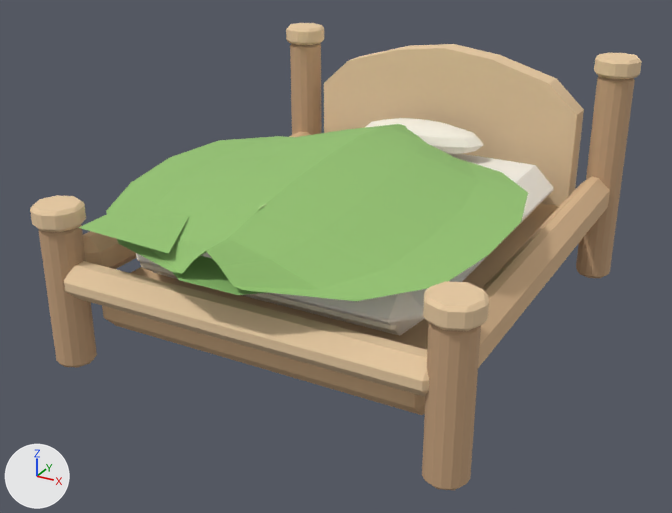
One commit to the glTF model assets/leaf_bed_final_clean_v1/model.glb: the scene before it, then after it.
The view is the same before and after, from a 50 mm lens placed at (1.44, -2.83, 1.6), pointed at (-0.03, -0.17, 0.27). The axes (+X, +Y, +Z) are drawn at lower left. The lights are the same throughout. The picture after the commit comes second. Where no turn or scale is listed for an object, it has been applied to the vertices. Vertices at exactly the same position are counted once.

Names of what the first picture shows: 'back_left_short_post', 'back_right_short_post', 'clean_warm_cream_mattress', 'compact_rounded_wood_base', 'front_left_short_post', 'front_right_short_post', 'front_right_short_post_soft_honey_cap', 'leaf_color_patch_front_left_white_speck', 'lower_rounded_honey_headboard', 'right_rounded_rail', 'rounded_leaf_front_blanket_lip', 'simple_rounded_cream_pillow', 'single_soft_mattress_front_band', 'single_soft_puffy_leaf_blanket', 'soft_front_rail' and 4 more.
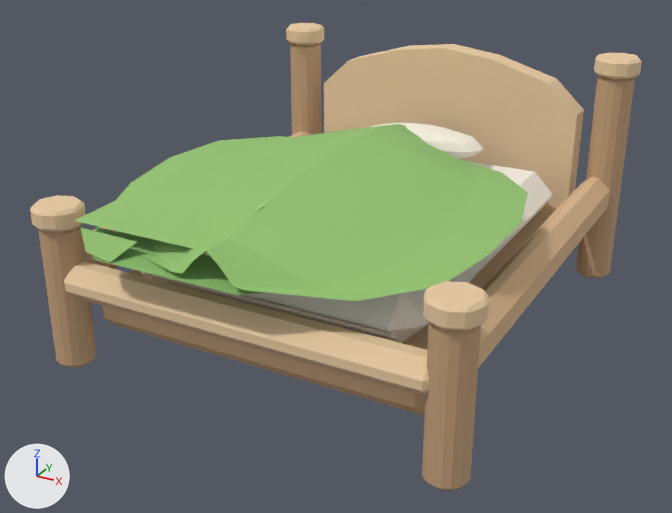
Commit message: Finalize leaf bed asset

Boxes [x1, y1, x2, y2] around the edits, measured in the pictures (672 x 513 px):
'clean_warm_cream_mattress', moved: before [136, 154, 554, 336]; after [151, 161, 553, 343]
'leaf_color_patch_front_left_white_speck', reshaped: before [79, 208, 189, 254]; after [74, 200, 214, 249]
'rounded_leaf_front_blanket_lip', reshaped: before [172, 256, 267, 295]; after [93, 227, 267, 295]
'single_soft_mattress_front_band', moved: before [140, 262, 397, 331]; after [141, 271, 397, 339]
'simple_rounded_cream_pillow', moved: before [365, 118, 483, 154]; after [371, 122, 483, 158]
'subtle_leaf_droplet_front_left_cover', added (green): after [81, 228, 137, 263]

Diff of the bpy script that builds the scene:
```diff
--- a/assets/leaf_bed_final_clean_v1/model.glb.py
+++ b/assets/leaf_bed_final_clean_v1/model.glb.py
@@ me_cube_005 @@
-me_cube_005.from_pydata(...)  # 24 vertices, 44 faces; spans x -0.53..0.53, y -0.73..0.65, z 0.307..0.477
+me_cube_005.from_pydata(...)  # 24 vertices, 44 faces; spans x -0.53..0.53, y -0.73..0.65, z 0.28..0.45
+# me_cube_005 part 1: the whole mesh is moved by (0.0, 0.0, -0.027)
 me_cube_005.materials.append(mat_cream)
@@ me_cube_006 @@
-me_cube_006.from_pydata(...)  # 24 vertices, 44 faces; spans x -0.46..0.46, y -0.715..-0.685, z 0.347..0.397
+me_cube_006.from_pydata(...)  # 24 vertices, 44 faces; spans x -0.46..0.46, y -0.715..-0.685, z 0.322..0.368
+# me_cube_006 part 2: the whole mesh is scaled about its middle by (1, 1, 0.872), then moved by (0.0, 0.0, -0.027)
 me_cube_006.materials.append(mat_cream_shadow)
@@ me_sphere @@
-me_sphere.from_pydata(...)  # 62 vertices, 120 faces; spans x -0.26..0.26, y 0.39..0.61, z 0.488..0.608
+me_sphere.from_pydata(...)  # 62 vertices, 120 faces; spans x -0.26..0.26, y 0.39..0.61, z 0.47..0.59
+# me_sphere part 3: the whole mesh is moved by (0.0, 0.0, -0.018)
 me_sphere.materials.append(mat_pillow)
@@ me_rounded_leaf_front_blanket_lip_mesh @@
-me_rounded_leaf_front_blanket_lip_mesh.from_pydata(...)  # 4 vertices, 2 faces; spans x -0.32..0.32, y -0.955..-0.825, z 0.486..0.508
-me_rounded_leaf_front_blanket_lip_mesh.vertices[0].co = (-0.32, -0.825, 0.508)
-me_rounded_leaf_front_blanket_lip_mesh.vertices[3].co = (-0.1, -0.955, 0.486)  # pixel (179, 280)
+me_rounded_leaf_front_blanket_lip_mesh.from_pydata(...)  # 4 vertices, 2 faces; spans x -0.52..0.32, y -0.955..-0.825, z 0.482..0.522
+# me_rounded_leaf_front_blanket_lip_mesh part 4
+me_rounded_leaf_front_blanket_lip_mesh.vertices[0].co = (-0.52, -0.825, 0.522)  # pixel (95, 226)
+me_rounded_leaf_front_blanket_lip_mesh.vertices[3].co = (-0.42, -0.955, 0.482)  # pixel (92, 259)
 me_rounded_leaf_front_blanket_lip_mesh.materials.append(mat_leaf_shadow)
@@ me_leaf_color_patch_front_left_white_speck_mesh @@
-me_leaf_color_patch_front_left_white_speck_mesh.from_pydata(...)  # 4 vertices, 2 faces; spans x -0.52..-0.155, y -0.925..-0.72, z 0.545..0.575
-me_leaf_color_patch_front_left_white_speck_mesh.vertices[0].co = (-0.52, -0.9, 0.545)  # pixel (78, 227)
-me_leaf_color_patch_front_left_white_speck_mesh.vertices[1].co = (-0.155, -0.925, 0.545)  # pixel (168, 253)
-me_leaf_color_patch_front_left_white_speck_mesh.vertices[2].co = (-0.235, -0.72, 0.575)  # pixel (189, 216)
-me_leaf_color_patch_front_left_white_speck_mesh.vertices[3].co = (-0.485, -0.745, 0.565)  # pixel (120, 207)
+me_leaf_color_patch_front_left_white_speck_mesh.from_pydata(...)  # 4 vertices, 2 faces; spans x -0.535..-0.02, y -0.9..-0.7, z 0.565..0.598
+# me_leaf_color_patch_front_left_white_speck_mesh part 5
+me_leaf_color_patch_front_left_white_speck_mesh.vertices[0].co = (-0.535, -0.9, 0.565)  # pixel (73, 220)
+me_leaf_color_patch_front_left_white_speck_mesh.vertices[1].co = (-0.02, -0.9, 0.565)
+me_leaf_color_patch_front_left_white_speck_mesh.vertices[2].co = (-0.155, -0.7, 0.598)  # pixel (214, 211)
+me_leaf_color_patch_front_left_white_speck_mesh.vertices[3].co = (-0.5, -0.745, 0.588)  # pixel (116, 200)
 me_leaf_color_patch_front_left_white_speck_mesh.materials.append(mat_leaf)
@@ me_subtle_leaf_droplet_front_left_cover_mesh @@
+me_subtle_leaf_droplet_front_left_cover_mesh.from_pydata([(-0.515, -0.895, 0.545), (-0.285, -0.905, 0.548), (-0.355, -0.955, 0.485), (-0.455, -0.945, 0.495)], [], [(0, 1, 2), (0, 2, 3)])
+me_subtle_leaf_droplet_front_left_cover_mesh.materials.append(mat_leaf)  # green #95c472
@@ ob_subtle_leaf_droplet_front_left_cover @@
+ob_subtle_leaf_droplet_front_left_cover = bpy.data.objects.new('subtle_leaf_droplet_front_left_cover', me_subtle_leaf_droplet_front_left_cover_mesh)
+ob_subtle_leaf_droplet_front_left_cover.location = (0.0, 0.0, 0.0)
```
